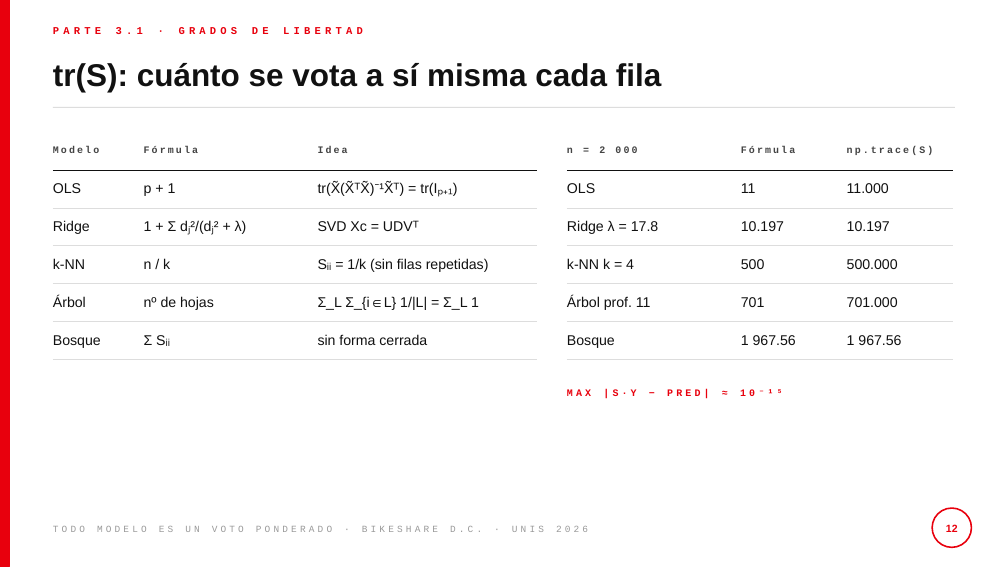
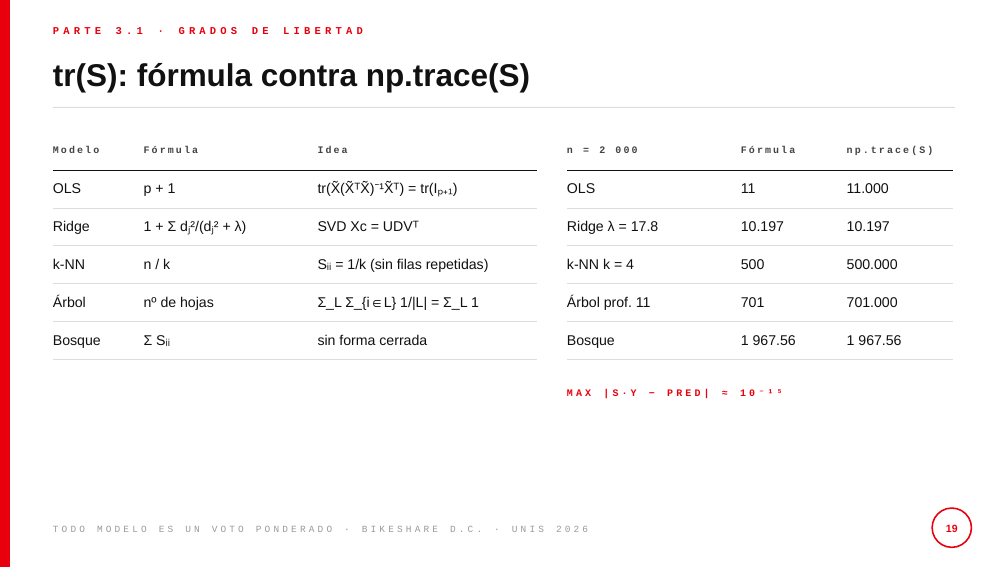
Before and after one commit to pabloflores465/proyecto-final-bikeshare, a slide deck: slide 19 of slides/presentacion.pptx (slide 12 before the commit). Drawn at 1008x567 pixels with LibreOffice and Linux fonts; fonts in the diff are those of the drawing. Boxes give left, top, right and bottom in pixels: in the first picture for what was removed or moved away, otherwise in the second. Text is boxed around its words. In the diff, an @@ line names an element or a change of style, - is before the commit and + after.

```diff
--- a/slides/presentacion.pptx
+++ b/slides/presentacion.pptx
@@ title at [53, 63, 530, 92]: text changed @@
-tr(S): cuánto se vota a sí misma cada fila
+tr(S): fórmula contra np.trace(S)
@@ page number at [946, 524, 958, 532]: text changed @@
-12
+19
```
Also in this commit, not shown: 5 other slides changed, 9 slides added, 3 other files.
